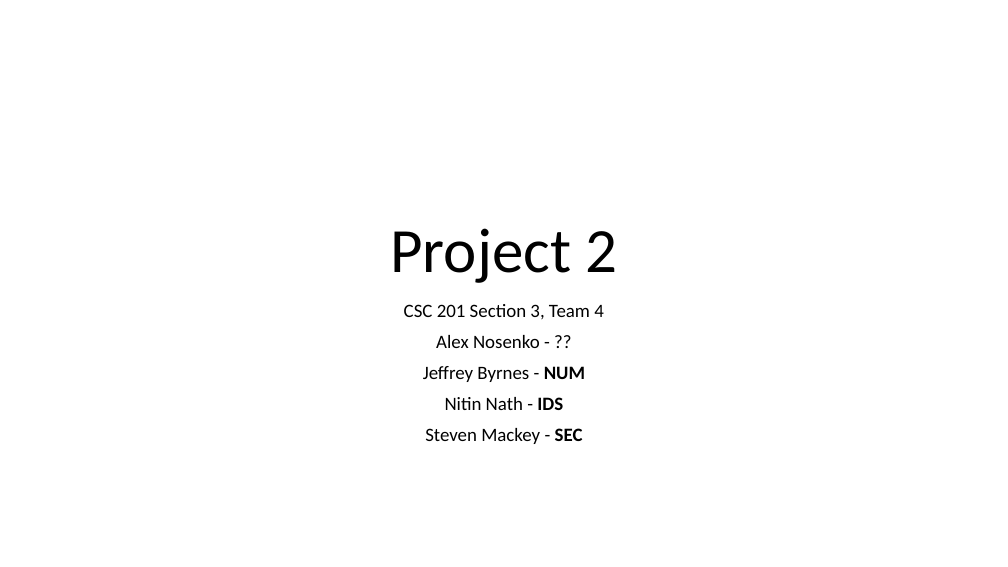
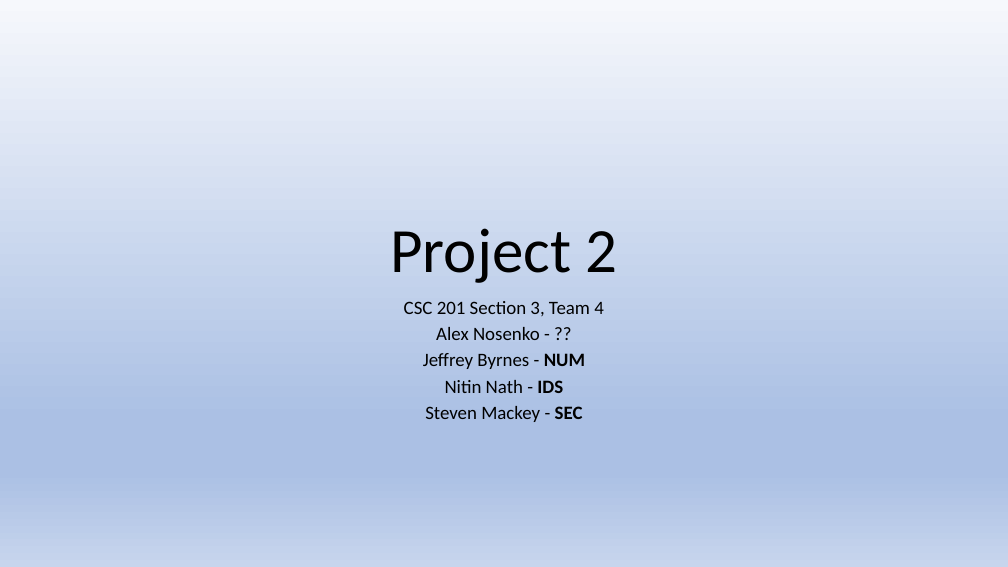
Before and after one commit to stevester94/CSC201_Project, a slide deck: slide 1 of Project2.pptx. Drawn at 1008x567 pixels with LibreOffice and Linux fonts; fonts in the diff are those of the drawing. Boxes give left, top, right and bottom in pixels: in the first picture for what was removed or moved away, otherwise in the second. Text is boxed around its words. In the diff, an @@ line names an element or a change of style, - is before the commit and + after.

```diff
--- a/Project2.pptx
+++ b/Project2.pptx
@@ background #FFFFFF to gradient #F6F8FC to #ABC0E4 to #C7D5ED @@
@@ text "CSC 201 Section 3, Team ..." at (x1=404, y1=301, x2=604, y2=422): line spacing 0.9 to 0.7 @@
```
Also in this commit, not shown: 25 other slides changed.
